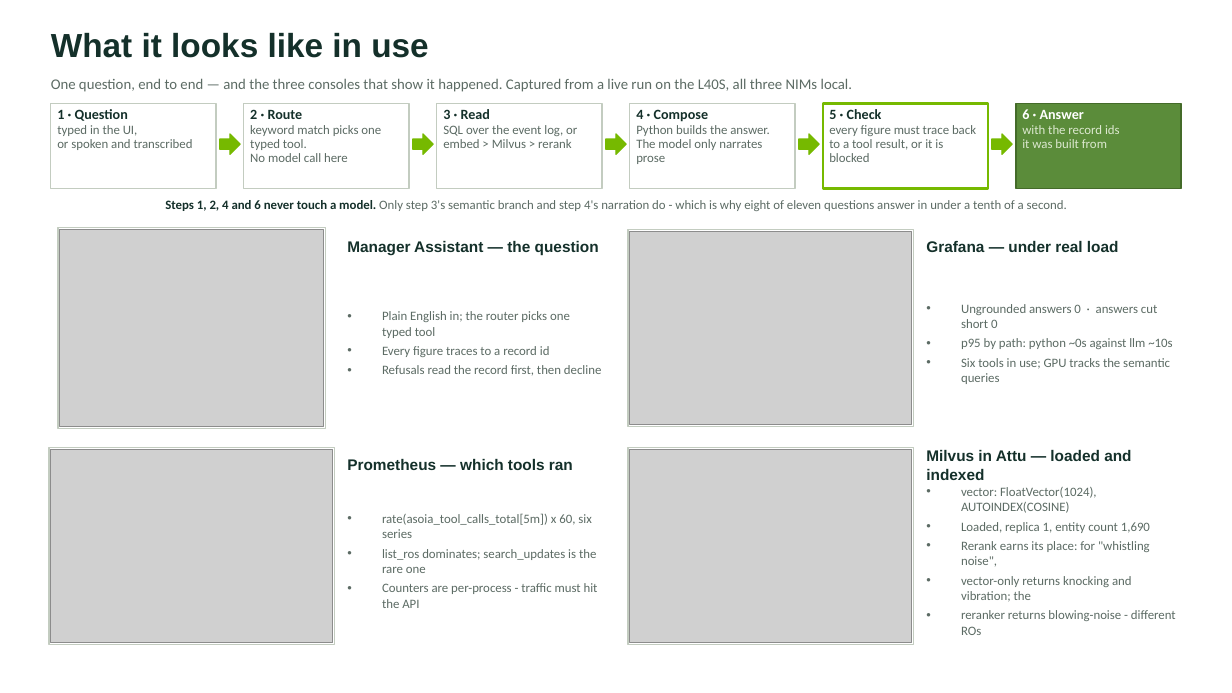
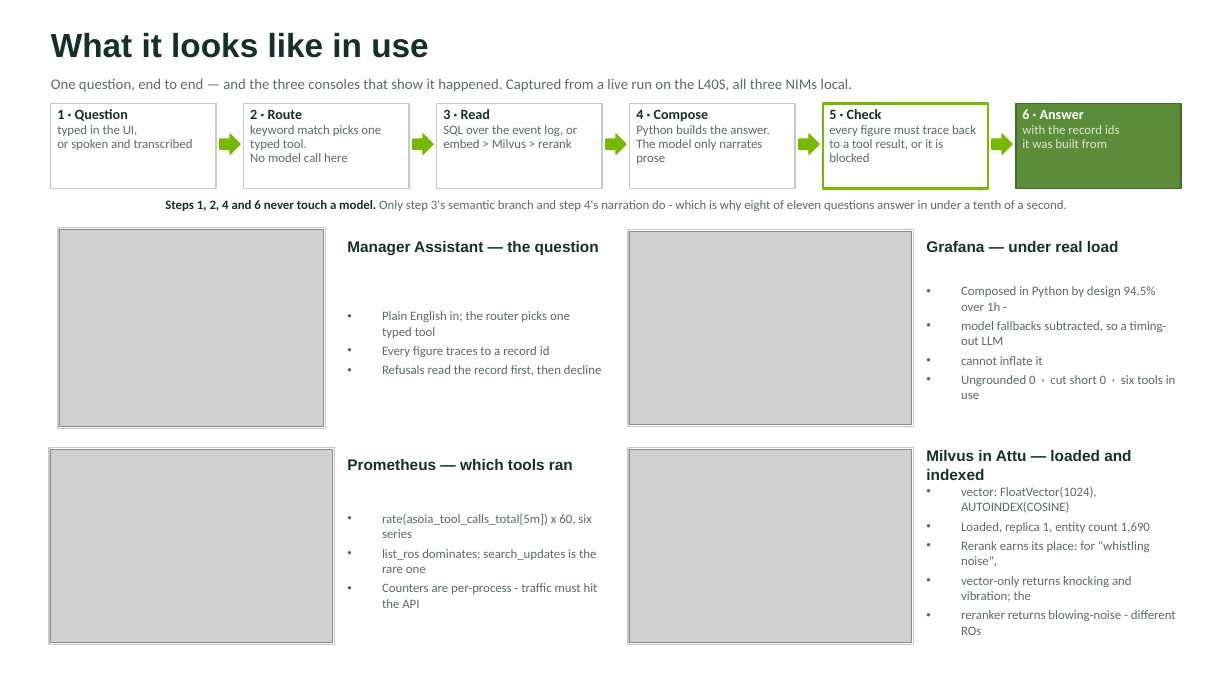
Before and after one commit to RaunakDasgupta/automotive-service-agent, a slide deck: slide 8 of docs/architecture-deck.pptx. Drawn at 1232x693 pixels with LibreOffice and Linux fonts; fonts in the diff are those of the drawing; grey boxes stand for pictures. Boxes give left, top, right and bottom in pixels: in the first picture for what was removed or moved away, otherwise in the second. Text is boxed around its words. In the diff, an @@ line names an element or a change of style, - is before the commit and + after.

```diff
--- a/docs/architecture-deck.pptx
+++ b/docs/architecture-deck.pptx
@@ text at box(961, 286, 1176, 399): text changed @@
-• Ungrounded answers 0 · answers cut short 0
-• p95 by path: python ~0s against llm ~10s
-• Six tools in use; GPU tracks the semantic queries
+• Composed in Python by design 94.5% over 1h -
+• model fallbacks subtracted, so a timing-out LLM
+• cannot inflate it
+• Ungrounded 0 · cut short 0 · six tools in use
```
Also in this commit, not shown: 5 other files.
